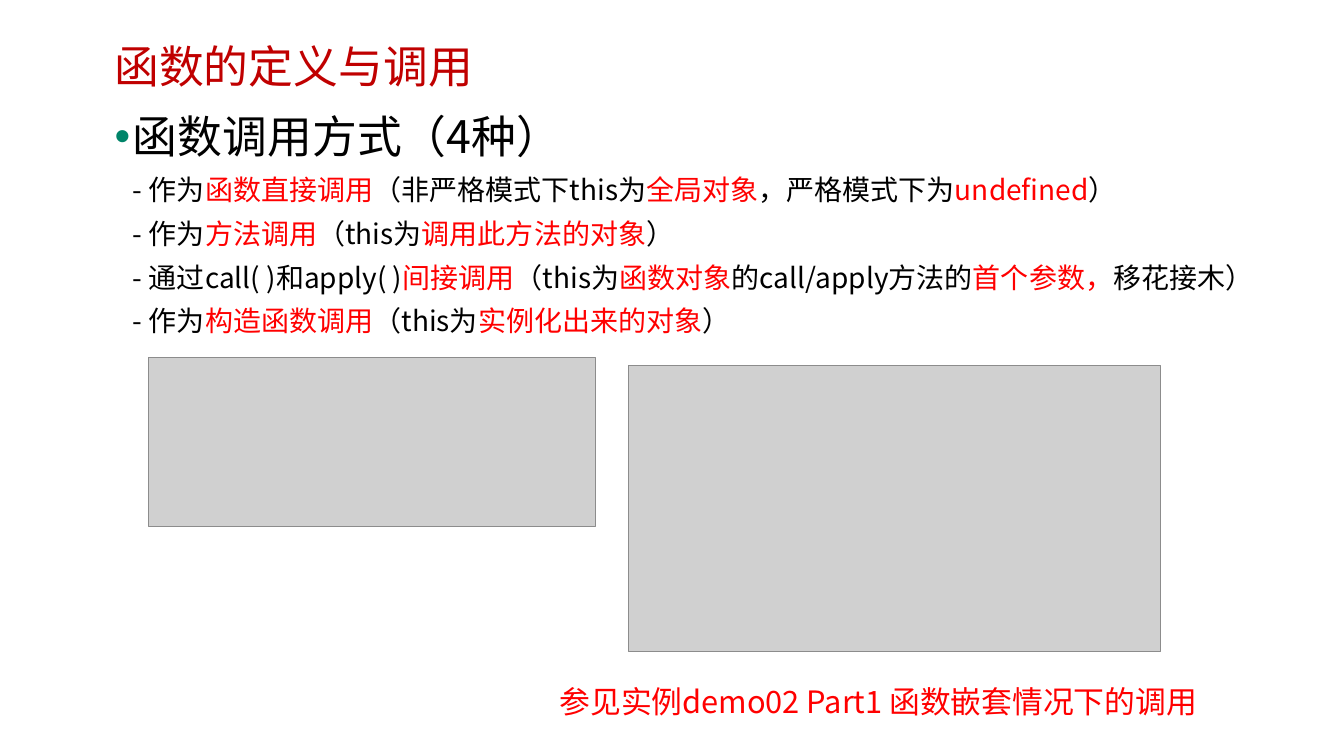
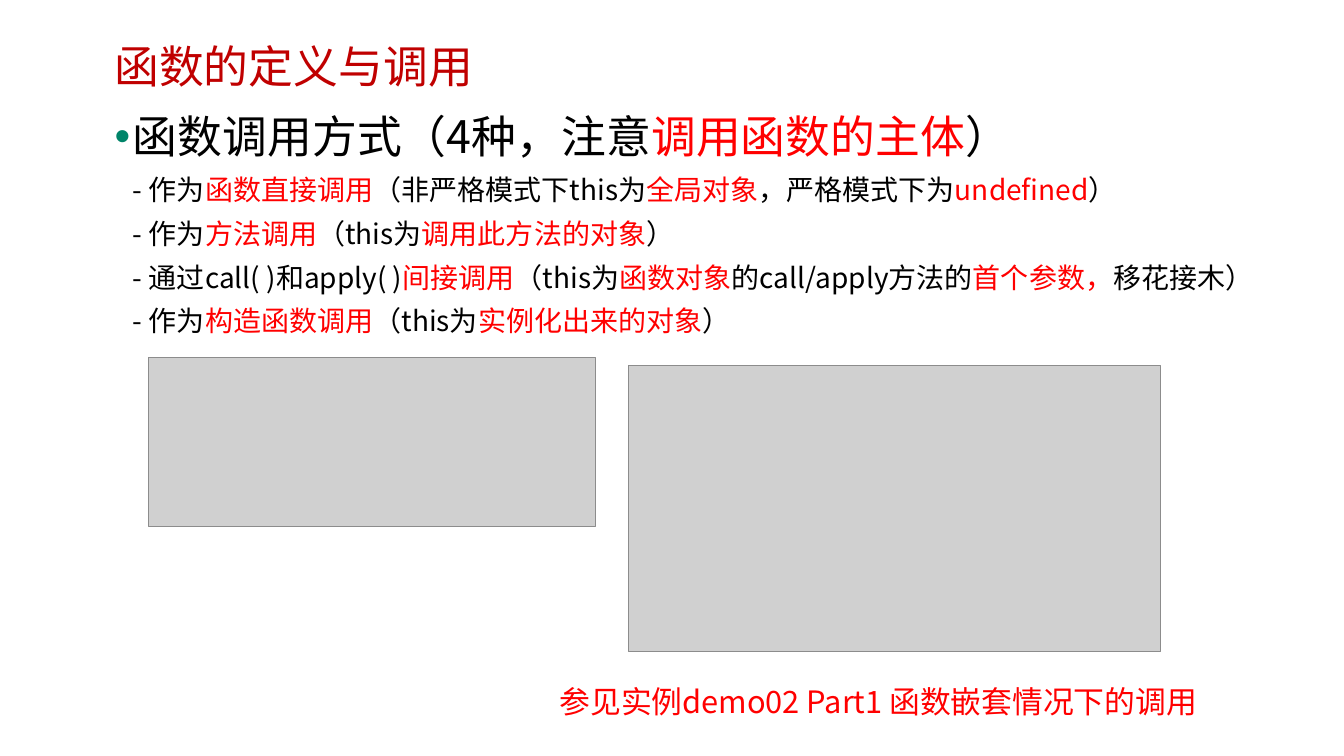
Before and after one commit to edu2act/course-javascript-advanced, a slide deck: slide 4 of 课程PPT/07.JS函数及函数参数.pptx. Drawn at 1344x756 pixels with LibreOffice and Linux fonts; fonts in the diff are those of the drawing; grey boxes stand for pictures; background and template pictures are left out. Boxes give left, top, right and bottom in pixels: in the first picture for what was removed or moved away, otherwise in the second. Text is boxed around its words. In the diff, an @@ line names an element or a change of style, - is before the commit and + after.

```diff
--- a/课程PPT/07.JS函数及函数参数.pptx
+++ b/课程PPT/07.JS函数及函数参数.pptx
@@ text at (133,114,1253,334): text changed @@
-• 函数调用方式（4种）
-  - 作为函数直接调用（非严格模式下this为全局对象，严格模式下为undefined）
-  - 作为方法调用（this为调用此方法的对象）
-  - 通过call( )和apply( )间接调用（this为函数对象的call/apply方法的首个参数，移花接木）
-  - 作为构造函数调用（this为实例化出来的对象）
+• 函数调用方式（4种，注意调用函数的主体）
+  - 作为函数直接调用（非严格模式下this为全局对象，严格模式下为undefined）
+  - 作为方法调用（this为调用此方法的对象）
+  - 通过call( )和apply( )间接调用（this为函数对象的call/apply方法的首个参数，移花接木）
+  - 作为构造函数调用（this为实例化出来的对象）
```
Also in this commit, not shown: 1 other slide changed, 3 other files.
